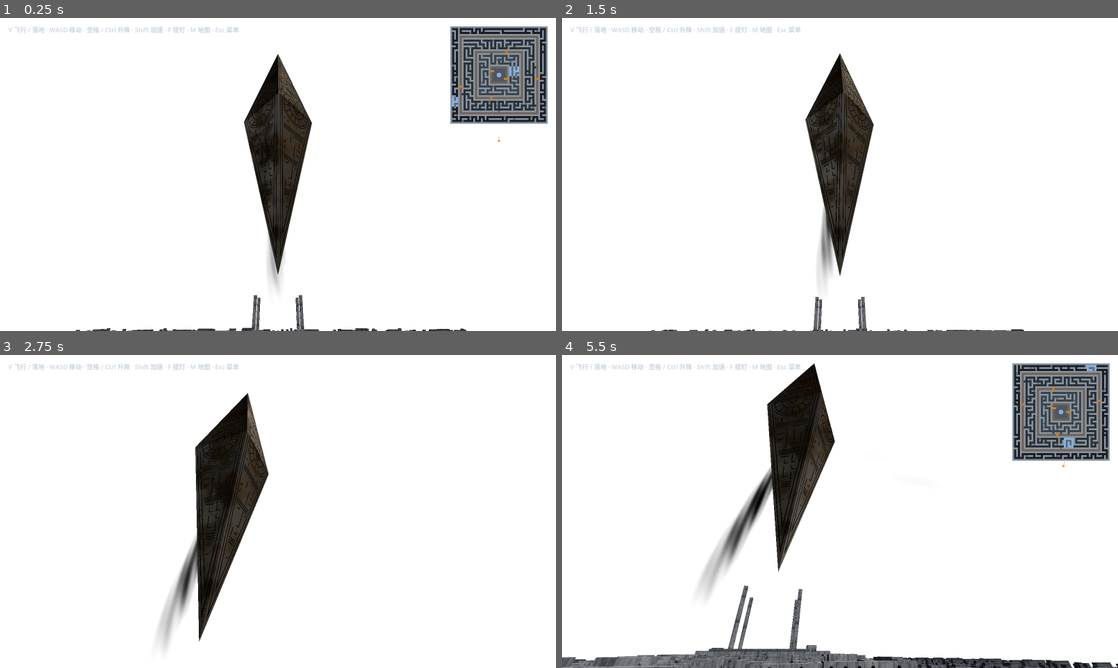
Above: before the commit, frames 1-4 (two rows, left to right).
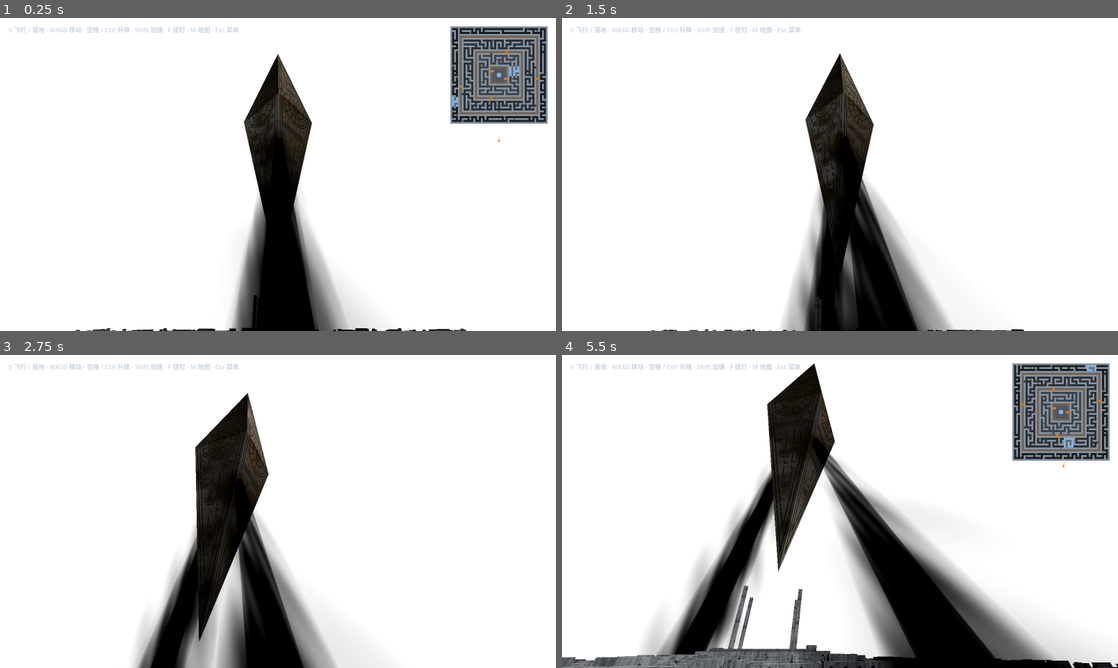
Above: after the commit, the same moments.

Repository: imelonkid/leviathan
Game: Godot game, scene res://main.tscn
Two runs of this game, one before a commit and one after it. Both use one fixed random seed, a clock stepped at 60 frames per second and the inputs below.
Inputs (mouse positions are in pixels of both pictures, inside the frame that each line leads up to):
- Up to frame 1 (0.25 s): no input
- Up to frame 2 (1.5 s): tap Enter at 0.5 s; move the mouse to (867, 174) at 0.52 s; hold W from 0.53 s (still down); tap M at 0.6 s; tap Space at 0.77 s; move the mouse to (812, 174) at 1.27 s; tap R at 1.35 s
- Up to frame 3 (2.75 s): keep holding W; tap Space at 1.52 s; move the mouse to (289, 505) at 2.02 s; tap F at 2.1 s
- Up to frame 4 (5.5 s): keep holding W; move the mouse to (834, 517) at 2.77 s; tap V at 2.85 s; tap Space at 3.02, 3.77, 4.52 s; move the mouse to (878, 514) at 3.52 s; hold Shift 3.53-4.28 s; move the mouse to (795, 508) at 4.27 s; tap Ctrl at 4.35 s; move the mouse to (845, 511) at 5.02 s; tap M at 5.1 s

The runs differ from the first frame. In frame 1, 7.3% of the frame differs, in the area x 25-77%, y 36-100%; in frame 2, 9.8%; in frame 3, 11%; in frame 4, 19%, in the area x 14-100%, y 26-100%.

Commit message:
feat(scene): 黑光加重并扫过迷宫，被扫中时画面压黑；乌云改为重色
- 黑光改为三层锥体（实心芯、主体、暗晕），俯角 66°，落在离中心约 110 米处扫过迷宫各层
- 新增 beam_fx.gd：镜头在光锥里时画面褪色、四周压黑、扭动、抖动，进出平滑；
  drone.gd 加低沉的压迫声；Leviathan.beam_exposure() 给出镜头被照到的程度
- 天空和云环的光照大幅压暗，成为重色乌云

Co-Authored-By: Claude Opus 5.5 <noreply@anthropic.com>

Diff:
--- /dev/null
+++ b/scripts/beam_fx.gd
@@ -0,0 +1,57 @@
+extends CanvasLayer
+## 被黑光扫中时的画面：抽掉颜色、从四周往中间压黑、画面微微扭动，再加一点镜头抖动。
+## intensity 由 main 每帧根据镜头在不在光锥里给出，这里做平滑，进出都是渐变的。
+
+var intensity := 0.0             # 目标强度（0～1）
+var level := 0.0                 # 平滑后的实际强度
+var player: CharacterBody3D      # 镜头抖动用
+var rect: ColorRect
+var mat: ShaderMaterial
+
+
+func _ready() -> void:
+	layer = 0                    # 在 HUD（第 1 层）下面：小地图、提示不被压黑
+	mat = ShaderMaterial.new()
+	mat.shader = Shader.new()
+	mat.shader.code = """
+shader_type canvas_item;
+uniform sampler2D screen_tex : hint_screen_texture, filter_linear_mipmap;
+uniform float level = 0.0;
+float hash(vec2 p) {
+	return fract(sin(dot(p, vec2(127.1, 311.7))) * 43758.5453);
+}
+void fragment() {
+	vec2 uv = SCREEN_UV;
+	// 画面像被热浪一样扭动
+	uv += vec2(sin(uv.y * 22.0 + TIME * 7.0), cos(uv.x * 18.0 - TIME * 6.0)) * 0.006 * level;
+	// 越深越糊：取模糊一级的画面
+	vec3 col = textureLod(screen_tex, uv, level * 1.2).rgb;
+	float gray = dot(col, vec3(0.299, 0.587, 0.114));
+	col = mix(col, vec3(gray), level * 0.85);
+	// 从四周往中间压黑
+	float r = length((SCREEN_UV - 0.5) * vec2(1.6, 1.0));
+	float vignette = smoothstep(0.15, 0.95, r);
+	col *= 1.0 - level * (0.35 + 0.55 * vignette);
+	// 细碎的黑色颗粒
+	col *= 1.0 - level * 0.25 * hash(SCREEN_UV * 900.0 + fract(TIME));
+	COLOR = vec4(col, 1.0);
+}
+"""
+	rect = ColorRect.new()
+	rect.material = mat
+	rect.set_anchors_preset(Control.PRESET_FULL_RECT)
+	rect.mouse_filter = Control.MOUSE_FILTER_IGNORE
+	rect.visible = false
+	add_child(rect)
+
+
+func _process(delta: float) -> void:
+	# 进入时快、离开时慢一点，像被压住后慢慢缓过来
+	var speed := 4.0 if intensity > level else 1.5
+	level = move_toward(level, intensity, speed * delta)
+	rect.visible = level > 0.01
+	mat.set_shader_parameter("level", level)
+	if player:
+		var shake := level * level * 0.06
+		player.cam.h_offset = randf_range(-shake, shake)
+		player.cam.v_offset = randf_range(-shake, shake)
--- a/scripts/cloud_ring.gdshader
+++ b/scripts/cloud_ring.gdshader
@@ -19,8 +19,8 @@
 uniform float scale = 0.006;
 uniform float swirl = 0.025;           // 盘旋的角速度（弧度/秒）
 uniform vec3 light_dir = vec3(-0.45, 0.42, -0.78);
-uniform vec3 light_color : source_color = vec3(0.5, 0.55, 0.65);
-uniform vec3 ambient_color : source_color = vec3(0.11, 0.13, 0.18);
+uniform vec3 light_color : source_color = vec3(0.26, 0.29, 0.35);
+uniform vec3 ambient_color : source_color = vec3(0.065, 0.075, 0.1);
 uniform vec3 shadow_color : source_color = vec3(0.015, 0.018, 0.028);
 uniform vec3 flash_color : source_color = vec3(0.65, 0.72, 1.0);
 uniform int steps = 40;
--- a/scripts/drone.gd
+++ b/scripts/drone.gd
@@ -1,5 +1,6 @@
 extends AudioStreamPlayer
-## 程序化环境音：持续的低频嗡鸣 + 周期性的号角 + 闪电后的雷声（storm.gd 调用 thunder()）。
+## 程序化环境音：持续的低频嗡鸣 + 周期性的号角 + 闪电后的雷声（storm.gd 调用 thunder()）
+## + 被黑光扫中时的低频压迫声（main 设置 pressure）。
 ## 号角按摩斯电码拼出 "GOD"（--. --- -..），致敬原片配乐的彩蛋。
 
 const RATE := 11025.0
@@ -14,6 +15,8 @@
 var thunder_gain := 0.0
 var brown := 0.0                 # 布朗噪声的状态：白噪声积分，低沉的轰隆声
 var rumble := 0.0
+var pressure := 0.0              # 被黑光照到的程度（0～1），main 每帧设置
+var pressure_s := 0.0            # 逐个采样平滑过的值，免得音量跳变出爆音
 
 
 func _ready() -> void:
@@ -97,7 +100,15 @@
 			var swell := (1.0 - exp(-k * 25.0)) * exp(-k * 0.7) * (0.7 + 0.3 * sin(k * 5.3) * sin(k * 2.1))
 			boom = rumble * swell * thunder_gain * 2.2
 
-	return clampf(drone * 0.35 + horn + boom, -1.0, 1.0)
+	# 黑光：一记很低的嗡声，带着搏动，混一点滚动的噪声；同时把平常的嗡鸣压下去
+	pressure_s = lerpf(pressure_s, pressure, 0.0005)
+	var press := 0.0
+	if pressure_s > 0.001:
+		var throb := 0.6 + 0.4 * sin(TAU * 1.7 * t)
+		press = (sin(TAU * 27.5 * t) * 0.6 + sin(TAU * 41.0 * t + sin(TAU * 0.5 * t)) * 0.3 + rumble * 2.0) \
+			* throb * pressure_s * 0.7
+
+	return clampf(drone * 0.35 * (1.0 - pressure_s * 0.6) + horn + boom + press, -1.0, 1.0)
 
 
 func _horn_env(x: float) -> float:
--- a/scripts/leviathan.gd
+++ b/scripts/leviathan.gd
@@ -8,7 +8,12 @@
 const HALF_HEIGHT := 170.0
 const BEAM_LEN := 420.0
 const BEAM_COUNT := 2
-const BEAM_DIP := 55.0           # 光束从水平往下的角度：从 250 米高空斜射，落在迷宫外沿附近
+const BEAM_DIP := 66.0           # 光束从水平往下的角度：从 250 米高空斜射，落地处离中心约 110 米，扫过迷宫各层
+const BEAM_CONES := [            # 每束由三层锥体叠成：[起点半径, 远端半径, 不透明度, 锐度]
+	[2.5, 16.0, 1.0, 0.5],       # 实心的芯
+	[5.0, 34.0, 1.0, 1.4],       # 主体
+	[10.0, 75.0, 0.6, 1.0],      # 外面的暗晕
+]
 const BEAM_SPEED := 0.12         # 光束旋转的角速度（弧度/秒），约 52 秒转一圈
 const BODY_LAYER := 2            # 本体单独放一个渲染层，专属主光只照它
 
@@ -104,23 +109,22 @@
 }
 void fragment() {
 	float core = pow(abs(dot(NORMAL, VIEW)), sharpness);
-	float fade = smoothstep(0.0, 0.06, along) * (1.0 - smoothstep(0.2, 0.68, along));
+	float fade = smoothstep(0.0, 0.04, along) * (1.0 - smoothstep(0.62, 0.95, along));
 	// 往外流动的暗纹，让它像在“发射”而不是静止的柱子
 	float flow = 0.8 + 0.2 * sin(angle * 7.0 + along * 60.0 - TIME * 4.0) * sin(angle * 3.0 - TIME * 1.1);
 	ALBEDO = vec3(0.0);
 	ALPHA = clamp(core * fade * flow * strength, 0.0, 1.0);
 }
 """
-	var core_mat := ShaderMaterial.new()
-	core_mat.shader = shader
-	core_mat.set_shader_parameter("length", BEAM_LEN)
-	core_mat.render_priority = 1
-	var halo_mat := ShaderMaterial.new()
-	halo_mat.shader = shader
-	halo_mat.set_shader_parameter("length", BEAM_LEN)
-	halo_mat.set_shader_parameter("strength", 0.35)
-	halo_mat.set_shader_parameter("sharpness", 1.0)
-	halo_mat.render_priority = 1
+	var mats: Array[ShaderMaterial] = []
+	for c: Array in BEAM_CONES:
+		var m := ShaderMaterial.new()
+		m.shader = shader
+		m.set_shader_parameter("length", BEAM_LEN)
+		m.set_shader_parameter("strength", c[2])
+		m.set_shader_parameter("sharpness", c[3])
+		m.render_priority = 1
+		mats.append(m)
 
 	for i in BEAM_COUNT:
 		var root := Node3D.new()
@@ -132,17 +136,17 @@
 		tilt.rotation.x = deg_to_rad(90.0 - BEAM_DIP)
 		root.add_child(tilt)
 
-		for layer: Array in [[4.0, 30.0, core_mat], [9.0, 70.0, halo_mat]]:
+		for k in BEAM_CONES.size():
 			var cone := CylinderMesh.new()
-			cone.top_radius = layer[0]
-			cone.bottom_radius = layer[1]
+			cone.top_radius = BEAM_CONES[k][0]
+			cone.bottom_radius = BEAM_CONES[k][1]
 			cone.height = BEAM_LEN
 			cone.radial_segments = 48
 			cone.cap_top = false
 			cone.cap_bottom = false
 			var mi := MeshInstance3D.new()
 			mi.mesh = cone
-			mi.material_override = layer[2]
+			mi.material_override = mats[k]
 			mi.cast_shadow = GeometryInstance3D.SHADOW_CASTING_SETTING_OFF
 			mi.position.y = -BEAM_LEN / 2.0
 			tilt.add_child(mi)
@@ -153,3 +157,22 @@
 func _process(delta: float) -> void:
 	spin.rotate_y(delta * 0.06)
 	beam_pivot.rotate_y(delta * BEAM_SPEED)
+
+
+## 某一点被黑光照到的程度（0～1）：在光锥的芯里是 1，到暗晕外缘降到 0。
+## main 用它给镜头加“被黑光打中”的画面和声音
+func beam_exposure(p: Vector3) -> float:
+	var best := 0.0
+	var origin := beam_pivot.global_position
+	for b in beams:
+		var dir := -b.global_transform.basis.y
+		var v := p - origin
+		var along := v.dot(dir)
+		if along <= 0.0 or along > BEAM_LEN * 0.95:
+			continue
+		var k := along / BEAM_LEN
+		var radial := (v - dir * along).length()
+		var inner := lerpf(BEAM_CONES[1][0], BEAM_CONES[1][1], k) * 0.6
+		var outer := lerpf(BEAM_CONES[2][0], BEAM_CONES[2][1], k)
+		best = maxf(best, 1.0 - smoothstep(inner, outer, radial))
+	return best
--- a/scripts/main.gd
+++ b/scripts/main.gd
@@ -9,6 +9,7 @@
 const Menu = preload("res://scripts/menu.gd")
 const DebugHud = preload("res://scripts/debug_hud.gd")
 const Storm = preload("res://scripts/storm.gd")
+const BeamFx = preload("res://scripts/beam_fx.gd")
 
 const LEVIATHAN_HEIGHT := 250.0  # 中心高度；本体高 340 米，下尖离顶层广场约 40 米
 const VANTAGE_HEIGHT := 55.0     # 开局悬停的高度：在外圈围墙外，仰望利维坦和风暴
@@ -16,6 +17,9 @@
 
 var settings: Node
 var env: Environment
+var lev: Node3D
+var drone: Node
+var beam_fx: CanvasLayer
 var maze: Node3D
 var player: CharacterBody3D
 
@@ -33,7 +37,7 @@
 	add_child(maze)
 	maze.build()
 
-	var lev := Leviathan.new()
+	lev = Leviathan.new()
 	lev.name = "Leviathan"
 	add_child(lev)
 	lev.position = Vector3(0, LEVIATHAN_HEIGHT, 0)
@@ -44,7 +48,7 @@
 	add_child(player)
 	_spawn_player()
 
-	var drone := Drone.new()
+	drone = Drone.new()
 	drone.name = "Drone"
 	add_child(drone)
 
@@ -62,6 +66,10 @@
 	debug.player = player
 	add_child(debug)
 
+	beam_fx = BeamFx.new()
+	beam_fx.player = player
+	add_child(beam_fx)
+
 	var menu := Menu.new()
 	menu.settings = settings
 	add_child(menu)
@@ -74,6 +82,13 @@
 	if what == NOTIFICATION_WM_CLOSE_REQUEST:
 		await get_tree().create_timer(0.2).timeout
 		get_tree().quit()
+
+
+## 镜头被黑光扫中：画面压黑、声音压迫
+func _process(_delta: float) -> void:
+	var e: float = lev.beam_exposure(player.cam.global_position)
+	beam_fx.intensity = e
+	drone.pressure = e
 
 
 ## 掉进深渊：回到最近站稳的位置
--- a/scripts/sky.gdshader
+++ b/scripts/sky.gdshader
@@ -8,13 +8,13 @@
 
 global uniform float lightning;
 
-uniform vec3 zenith : source_color = vec3(0.06, 0.08, 0.13);
-uniform vec3 horizon : source_color = vec3(0.16, 0.2, 0.28);
-uniform vec3 glow_color : source_color = vec3(0.55, 0.62, 0.75);  // 云后亮处的天光
+uniform vec3 zenith : source_color = vec3(0.035, 0.045, 0.07);
+uniform vec3 horizon : source_color = vec3(0.1, 0.12, 0.17);
+uniform vec3 glow_color : source_color = vec3(0.3, 0.34, 0.42);  // 云后亮处的天光
 uniform vec3 light_dir = vec3(-0.45, 0.42, -0.78);               // 亮处的方向（左上、利维坦后方）
-uniform vec3 light_color : source_color = vec3(0.95, 1.0, 1.1);
-uniform vec3 shadow_color : source_color = vec3(0.02, 0.026, 0.045);  // 云底、云心最暗处
-uniform vec3 ambient_color : source_color = vec3(0.22, 0.27, 0.36);  // 云顶接到的天光
+uniform vec3 light_color : source_color = vec3(0.5, 0.55, 0.64);
+uniform vec3 shadow_color : source_color = vec3(0.012, 0.015, 0.025);  // 云底、云心最暗处
+uniform vec3 ambient_color : source_color = vec3(0.08, 0.1, 0.14);   // 云顶接到的天光
 uniform vec3 flash_color : source_color = vec3(0.65, 0.72, 1.0);
 uniform float coverage = 0.76;          // 云量：越大越密
 uniform float cloud_bottom = 420.0;     // 云层底和顶（米，相对镜头）
@@ -96,7 +96,7 @@
 			float hf = (p.y - cloud_bottom) / (cloud_top - cloud_bottom);
 			vec3 c = mix(shadow_color, ambient_color, clamp(hf * 1.4 + 0.1, 0.0, 1.0));
 			// 主光：朝亮处的一面被照亮，背光的边缘透出亮边
-			c += light_color * phase * lit * 0.8;
+			c += light_color * phase * lit * 0.45;
 			// 闪电从云里面照亮
 			c += flash_color * lightning * (0.25 + 0.5 * (1.0 - lit));
 			float a = 1.0 - exp(-d * dt * 0.02);
@@ -118,7 +118,7 @@
 	vec3 col = mix(horizon, zenith, smoothstep(0.0, 0.6, dir.y));
 	// 云后亮处的一片天光，只有在云缝里看得见
 	float g = pow(max(dot(dir, normalize(light_dir)), 0.0), 8.0);
-	col += glow_color * g * 0.8;
+	col += glow_color * g * 0.5;
 	return col + flash_color * lightning * 0.15;
 }
 
Not shown, changed: ROADMAP.md
